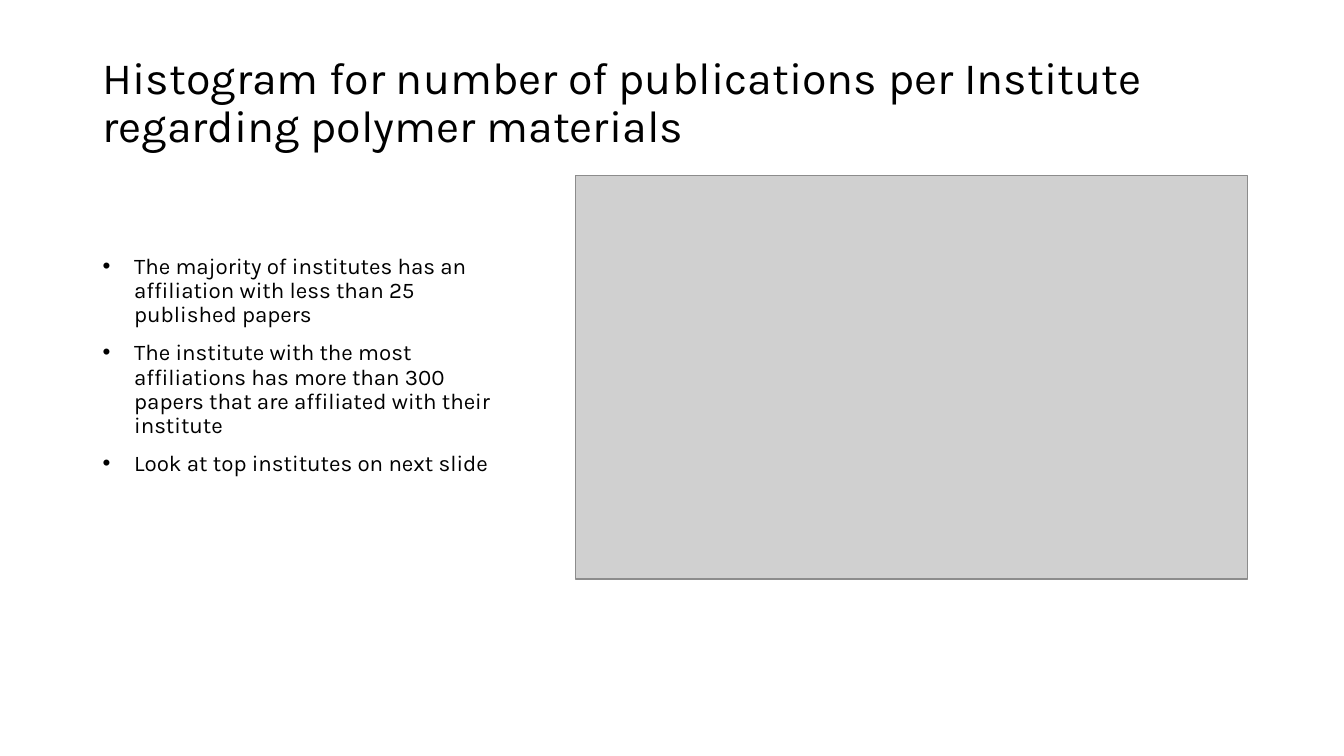
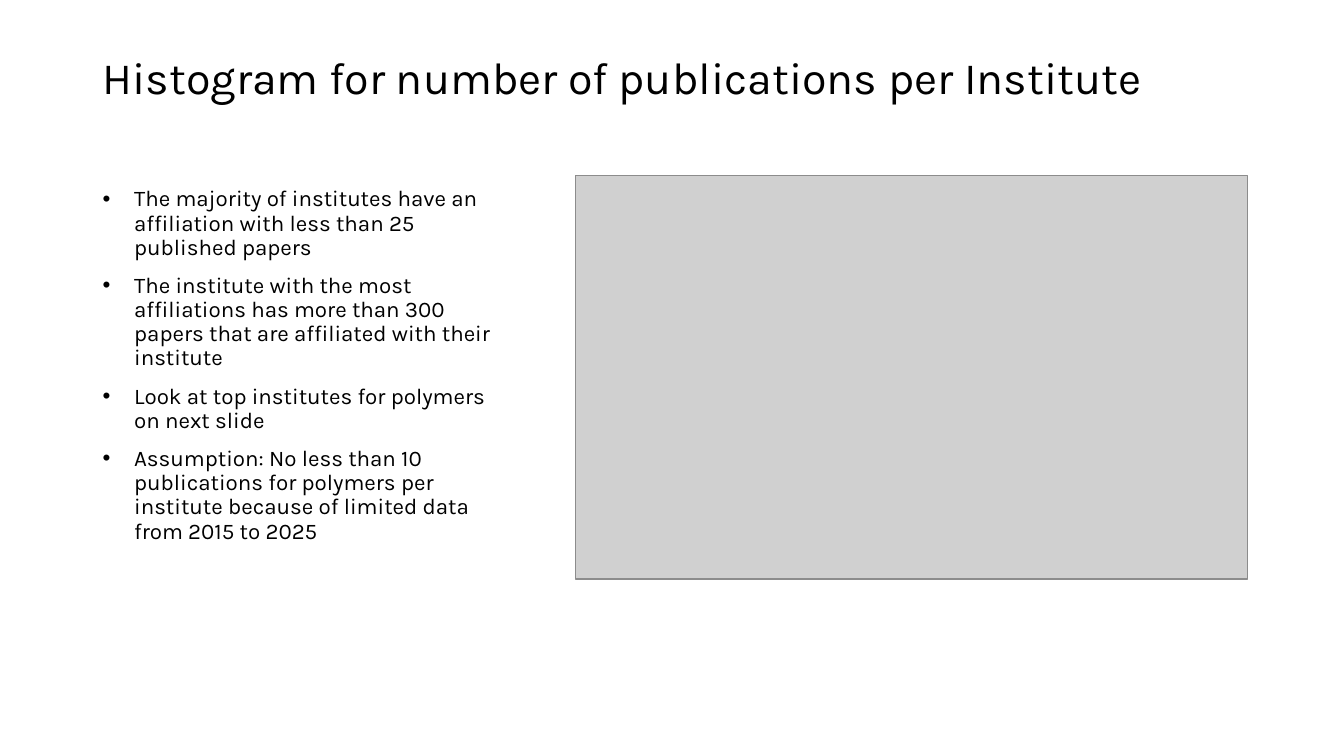
Before and after one commit to GMPuntigam/DataDrivenForesight, a slide deck: slide 5 of presentation/DataDrivenForesight.pptx. Drawn at 1344x756 pixels with LibreOffice and Linux fonts; fonts in the diff are those of the drawing; grey boxes stand for pictures. Boxes give left, top, right and bottom in pixels: in the first picture for what was removed or moved away, otherwise in the second. Text is boxed around its words. In the diff, an @@ line names an element or a change of style, - is before the commit and + after.

Commit message:
updated presentation

```diff
--- a/presentation/DataDrivenForesight.pptx
+++ b/presentation/DataDrivenForesight.pptx
@@ title at (103,63,1141,105): text changed @@
-Histogram for number of publications per Institute regarding polymer materials
+Histogram for number of publications per Institute
@@ text at (134,190,477,261): text changed @@
-• The majority of institutes has an affiliation with less than 25 published papers
+• The majority of institutes have an affiliation with less than 25 published papers
@@ text at (134,388,485,540): text changed @@
-• Look at top institutes on next slide
+• Look at top institutes for polymers on next slide
+• Assumption: No less than 10 publications for polymers per institute because of limited data from 2015 to 2025
```
Also in this commit, not shown: 7 other slides changed, 4 slides added, 3 slides removed.
